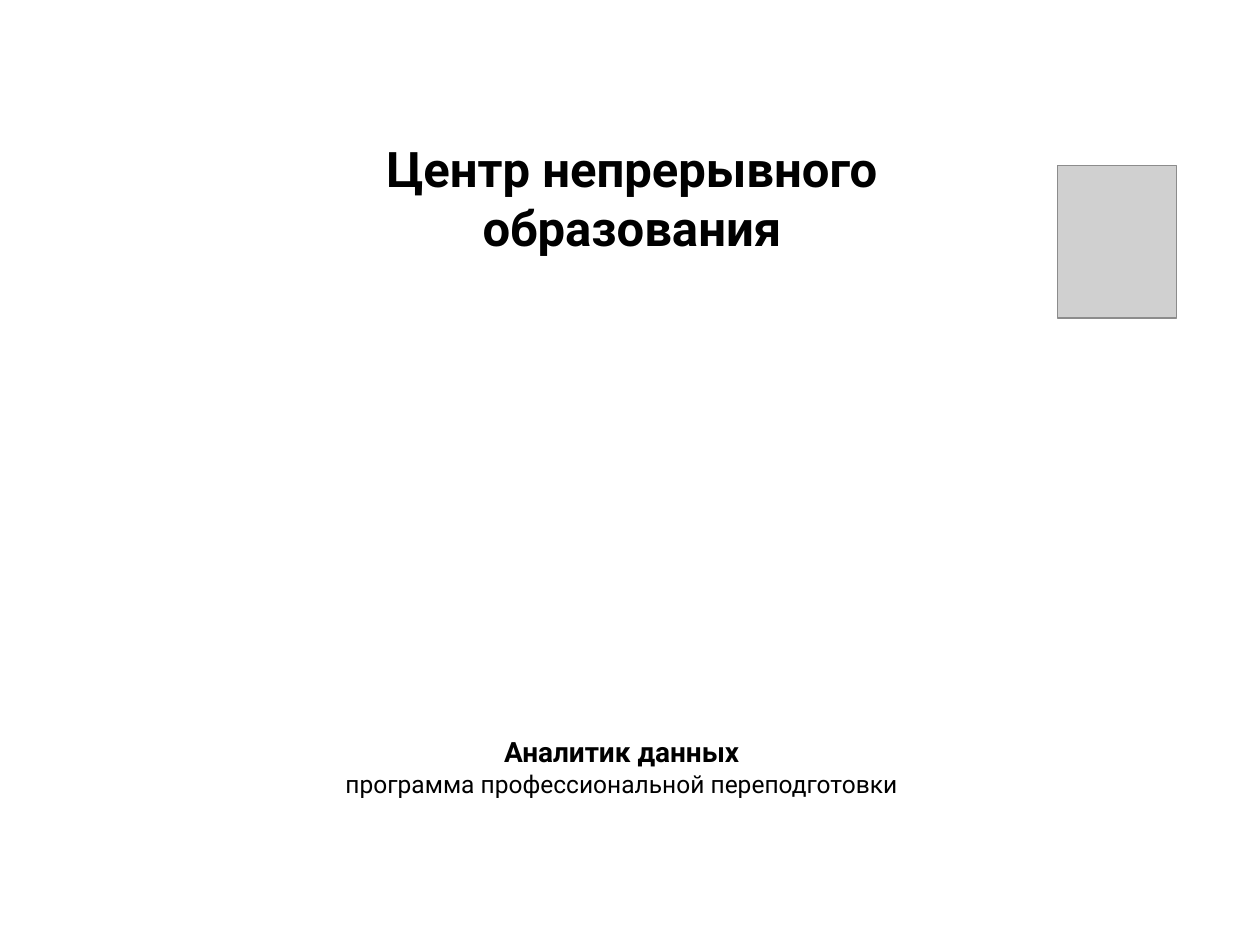
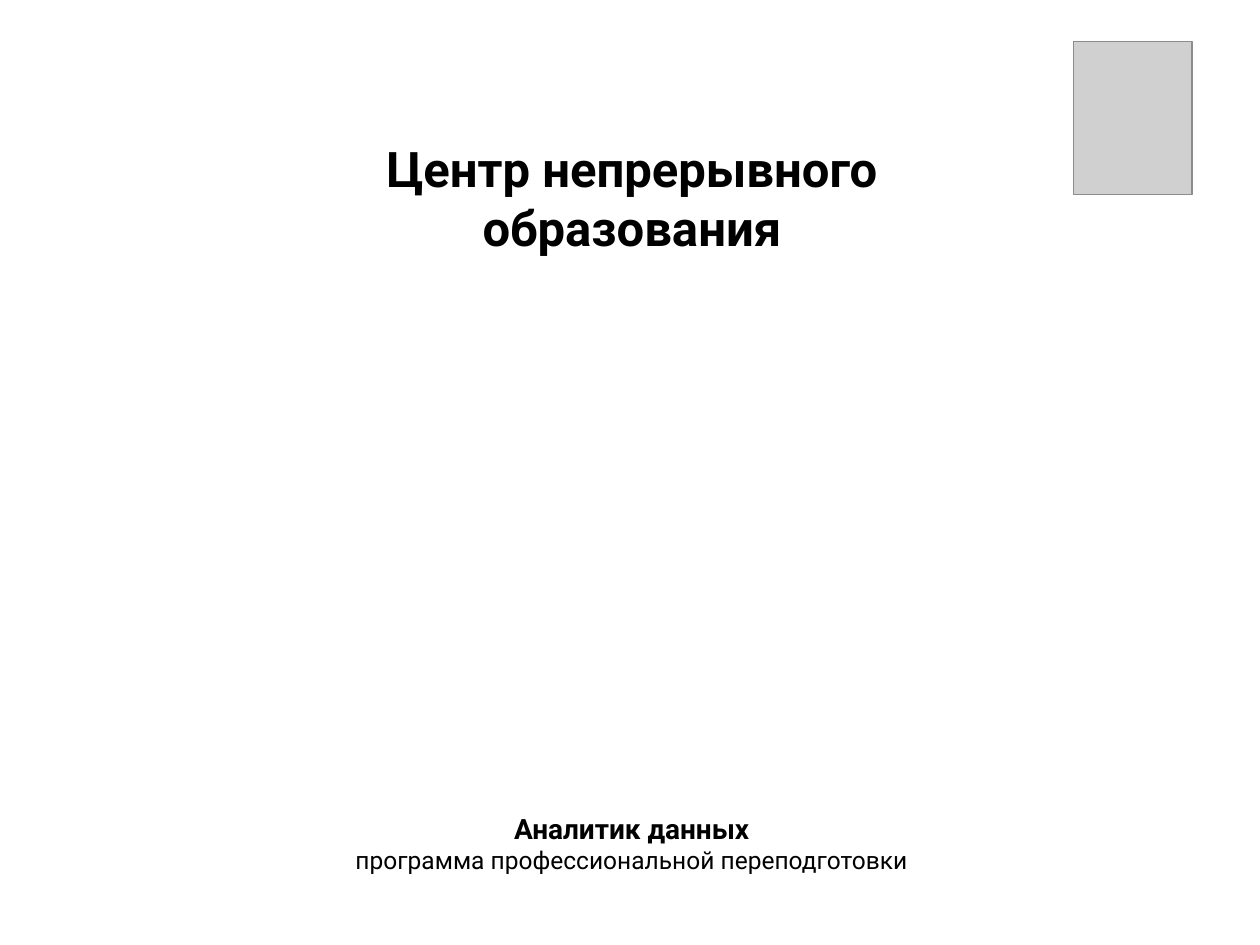
Before and after one commit to antgursky/final-project-atm-analysis, a slide deck: slide 1 of notebooks/Gursky_ATM.pptx. Drawn at 1260x945 pixels with LibreOffice and Linux fonts; fonts in the diff are those of the drawing; grey boxes stand for pictures; background and template pictures are left out. Boxes give left, top, right and bottom in pixels: in the first picture for what was removed or moved away, otherwise in the second. Text is boxed around its words. In the diff, an @@ line names an element or a change of style, - is before the commit and + after.

```diff
--- a/notebooks/Gursky_ATM.pptx
+++ b/notebooks/Gursky_ATM.pptx
@@ picture: place and size @@
-picture at (1058,165,1177,318)
+picture at (1074,42,1192,194)
@@ text "Аналитик данных": place and size @@
-text "Аналитик данных" at (345,742,898,798)
+text "Аналитик данных" at (355,819,908,874)
```
Also in this commit, not shown: 16 other slides changed, 4 other files.
